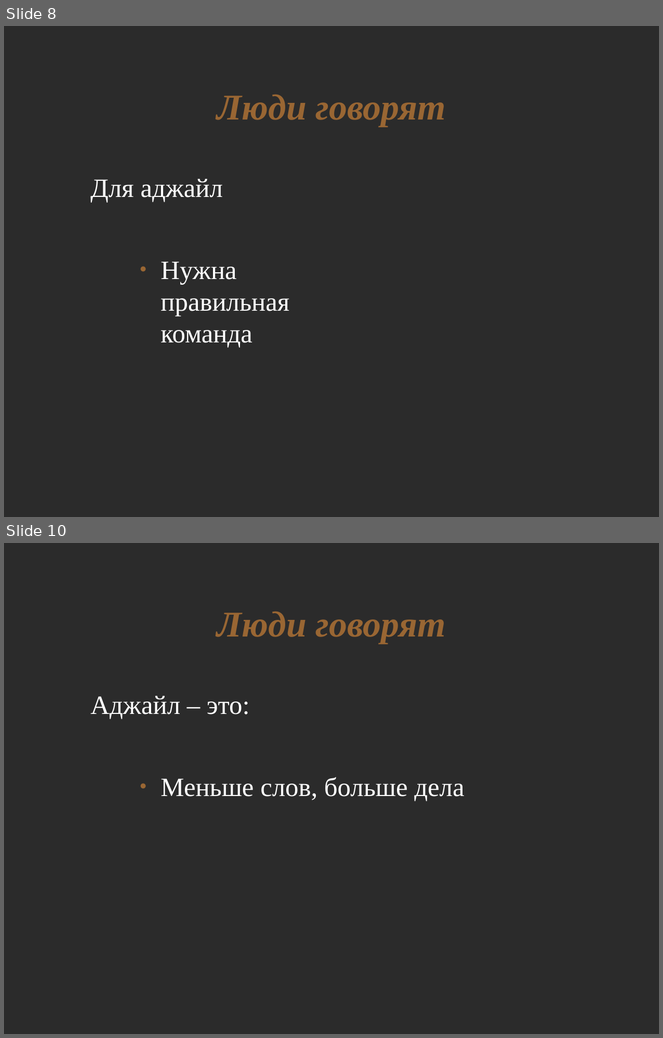
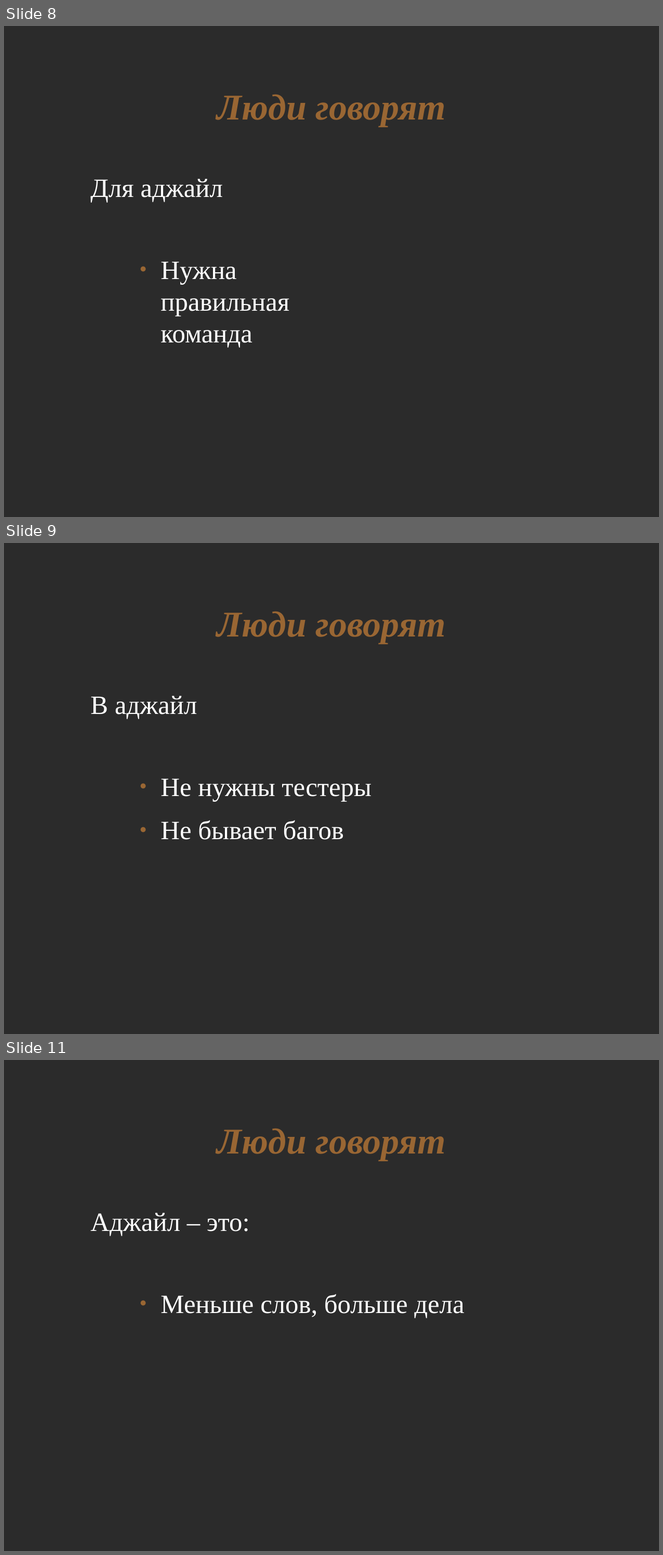
Before and after one commit to asolntsev/presentations, a slide deck: agile-technical-practices/agile-church.odp. Shown one above the other, each under a label of ours: slides 8 and 10 before the commit, slides 8, 9 and 11 after it; the slides between them are not shown. The pictures are 663x1038 and 663x1555 pixels, drawn with LibreOffice and Linux fonts; fonts in the diff are those of the drawing; background and template pictures are left out; a plain dark background stands for a picture behind light text. Boxes give left, top, right and bottom in pixels: in the first picture for what was removed or moved away, otherwise in the second. Text is boxed around its words. In the diff, an @@ line names an element or a change of style, - is before the commit and + after.

```diff
--- a/agile-technical-practices/agile-church.odp
+++ b/agile-technical-practices/agile-church.odp
@@ slide 9 added at [4, 543, 659, 1034], background picture (left out) @@
@@ title added at [217, 611, 446, 643], 44 pt, text #996633, bold, italic @@
+Люди говорят
@@ text added at [90, 696, 197, 719], 32 pt, text #FFFFFF @@
+В аджайл
@@ text added at [161, 779, 372, 840], 32 pt, text #FFFFFF @@
+● Не нужны тестеры
+● Не бывает багов
@@ what was slide 10 is now slide 11 @@
```
Also in this commit, not shown: 7 slides changed, 1 other slide added.
